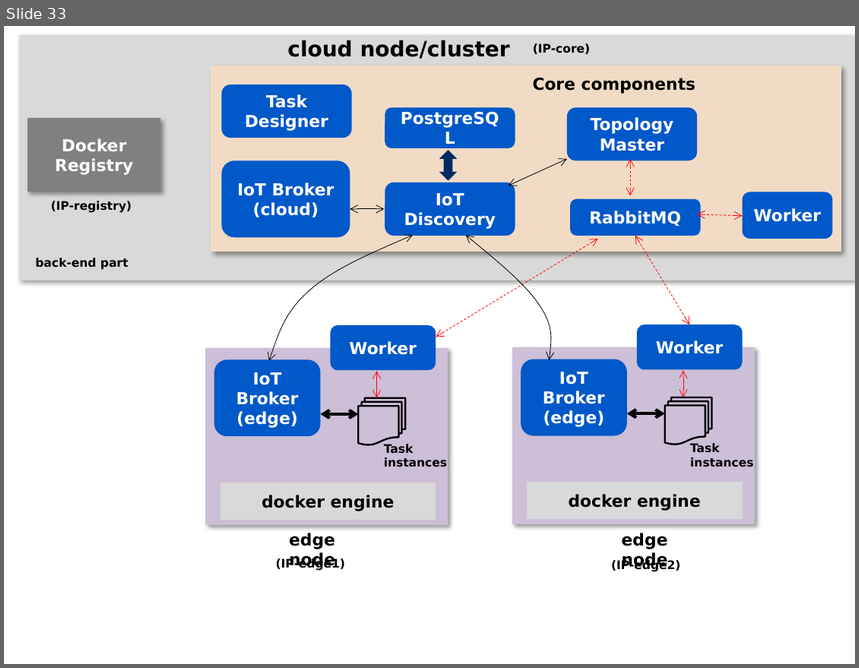
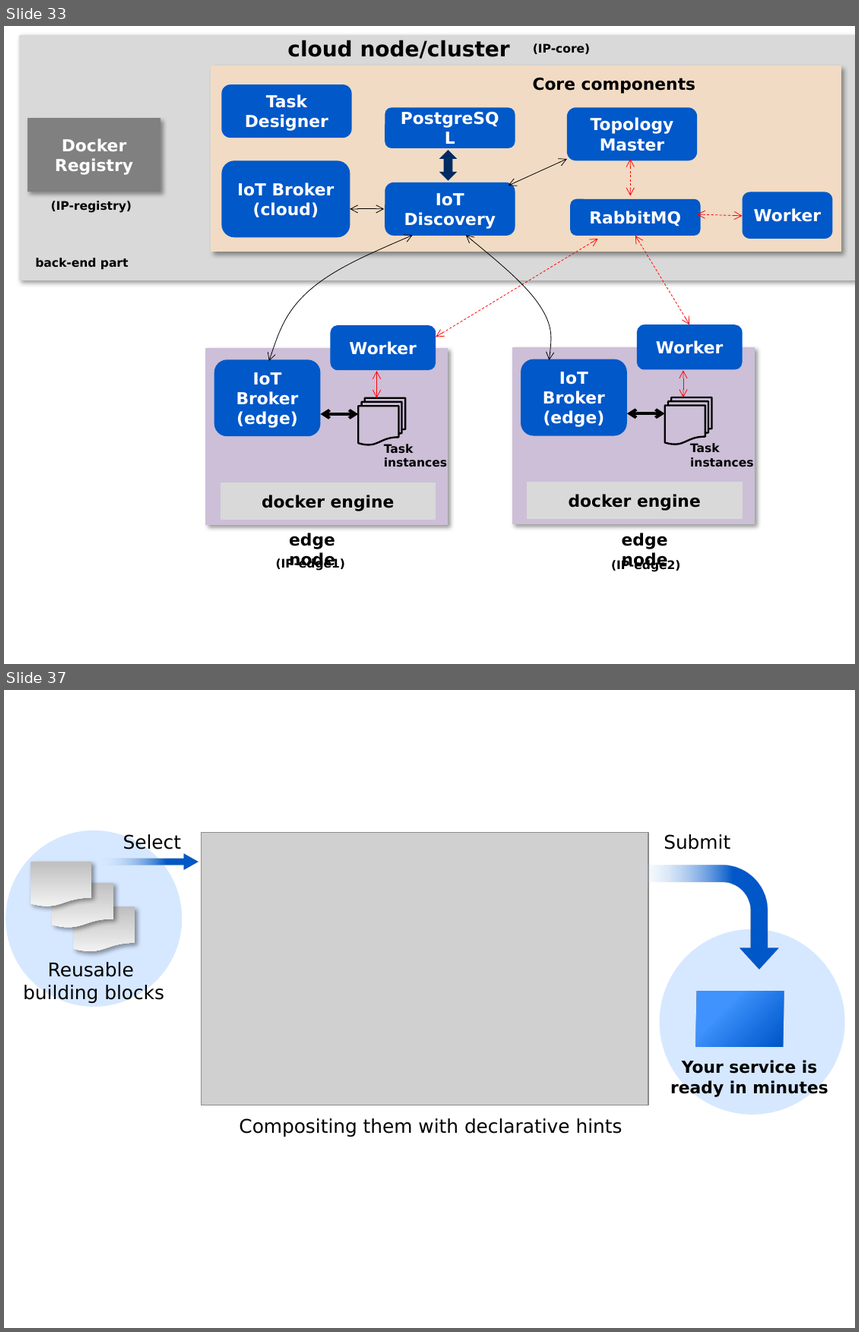
Before and after one commit to smartfog/fogflow, a slide deck: doc/en/source/figures/figures.pptx. Shown one above the other, each under a label of ours: slide 33 before the commit, slides 33 and 37 after it; the slides between them are not shown. The pictures are 859x668 and 859x1332 pixels, drawn with LibreOffice and Linux fonts; fonts in the diff are those of the drawing; grey boxes stand for pictures. Boxes give left, top, right and bottom in pixels: in the first picture for what was removed or moved away, otherwise in the second. Text is boxed around its words. In the diff, an @@ line names an element or a change of style, - is before the commit and + after.

```diff
--- a/doc/en/source/figures/figures.pptx
+++ b/doc/en/source/figures/figures.pptx
@@ slide 37 added at [4, 690, 855, 1328], background #FFFFFF @@
@@ ellipse added at [6, 831, 182, 1007], fill #D6E8FF @@
@@ text added at [123, 834, 181, 850], 16 pt, text #000000 @@
+Select
@@ picture added at [202, 833, 649, 1106] @@
@@ text added at [664, 834, 731, 850], 16 pt, text #000000 @@
+Submit
@@ flow chart document added at [31, 862, 91, 907], fill gradient #BFBFBF to #F2F2F2 @@
@@ right arrow added at [99, 853, 197, 869], fill gradient #D6E8FF to #0058C9 @@
@@ bent arrow added at [637, 866, 779, 970], fill gradient #D6E8FF to #0058C9 @@
@@ flow chart document added at [52, 882, 113, 927], fill gradient #BFBFBF to #F2F2F2 @@
@@ flow chart document added at [74, 907, 135, 952], fill gradient #BFBFBF to #F2F2F2 @@
@@ ellipse added at [659, 929, 845, 1115], fill #D6E8FF @@
@@ text added at [23, 962, 164, 1005], 16 pt, text #000000 @@
+Reusable
+building blocks
@@ rectangle added at [697, 992, 784, 1046], fill gradient #0058C9 to #318BFF @@
@@ text added at [671, 1060, 828, 1097], 14 pt, text #000000, bold @@
+Your service is ready in minutes
@@ text added at [239, 1119, 623, 1138], 16 pt, text #000000 @@
+Compositing them with declarative hints
```
Also in this commit, not shown: 6 other slides added, 10 other files.
